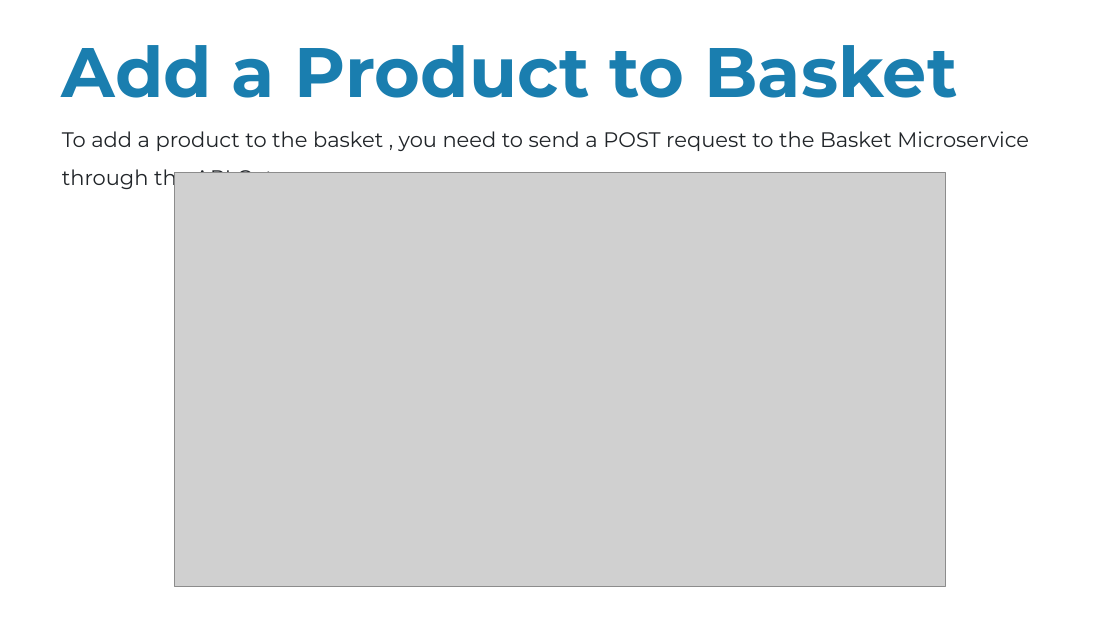
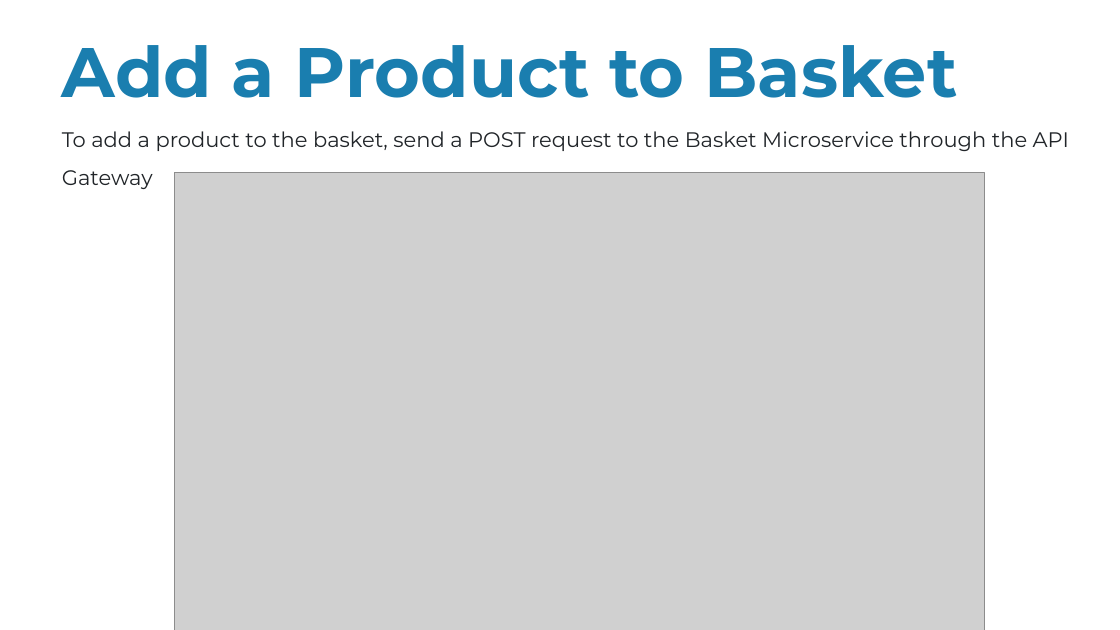
Before and after one commit to alainkhouryy/Project-integration, a slide deck: slide 35 of presentation/Final-Pres.pptx (slide 34 before the commit). Drawn at 1120x630 pixels with LibreOffice and Linux fonts; fonts in the diff are those of the drawing; grey boxes stand for pictures. Boxes give left, top, right and bottom in pixels: in the first picture for what was removed or moved away, otherwise in the second. Text is boxed around its words. In the diff, an @@ line names an element or a change of style, - is before the commit and + after.

```diff
--- a/presentation/Final-Pres.pptx
+++ b/presentation/Final-Pres.pptx
@@ text at <box>62,131,1069,151</box>: text changed @@
-To add a product to the basket , you need to send a POST request to the Basket Microservice through the API Gateway
+To add a product to the basket, send a POST request to the Basket Microservice through the API Gateway
@@ picture: place and size @@
-picture at <box>175,172,945,586</box>
+picture at <box>175,172,985,630</box>
```
Also in this commit, not shown: 21 other slides changed, 3 slides added.
